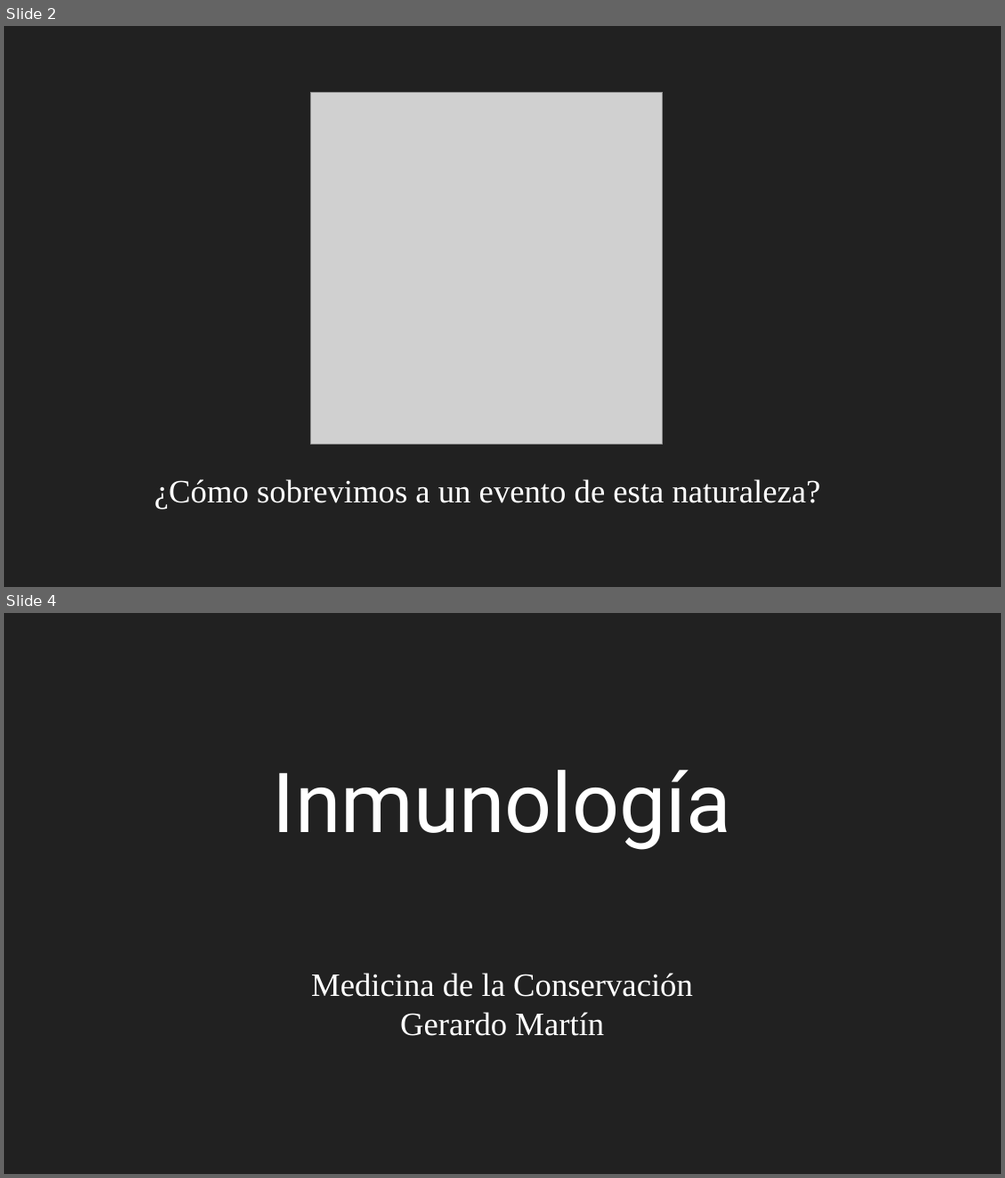
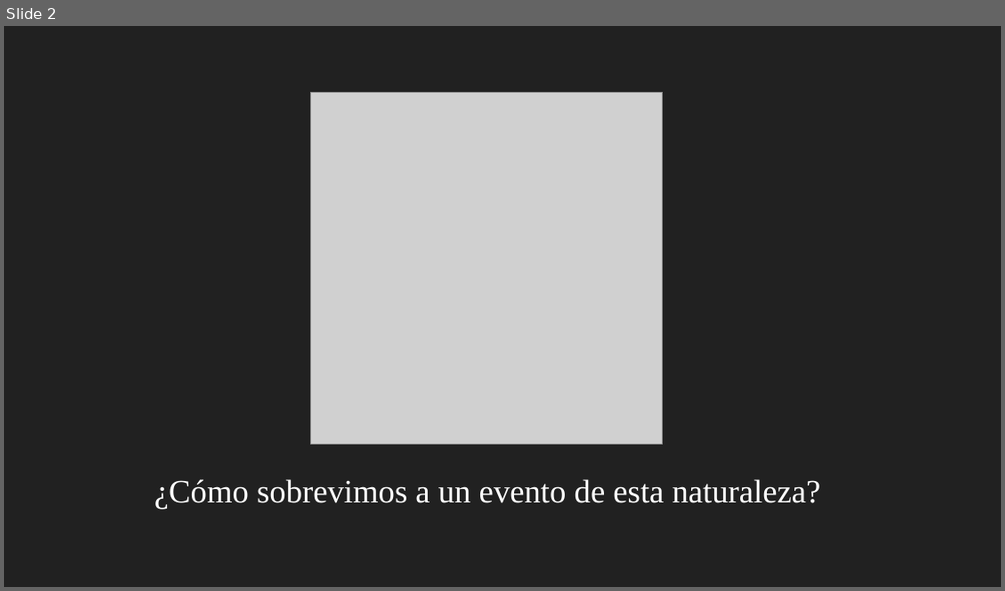
Before and after one commit to gerardommc/Medicina-Cons, a slide deck: Inmuno.odp. Shown one above the other, each under a label of ours: slides 2 and 4 before the commit, slide 2 after it; the slides between them are not shown. The pictures are 1005x1178 and 1005x591 pixels, drawn with LibreOffice and Linux fonts; fonts in the diff are those of the drawing; grey boxes stand for pictures. Boxes give left, top, right and bottom in pixels: in the first picture for what was removed or moved away, otherwise in the second. Text is boxed around its words. In the diff, an @@ line names an element or a change of style, - is before the commit and + after.

Commit message:
Inicio inmuno

```diff
--- a/Inmuno.odp
+++ b/Inmuno.odp
@@ slide 4 removed at <box>4,613,1001,1174</box>, background #212121 @@
@@ title removed at <box>273,770,731,850</box> @@
-Inmunología
@@ subtitle removed at <box>311,973,693,1036</box> @@
-Medicina de la Conservación
-Gerardo Martín
```
Also in this commit, not shown: 4 slides added, 2 other slides removed, 9 other files.
